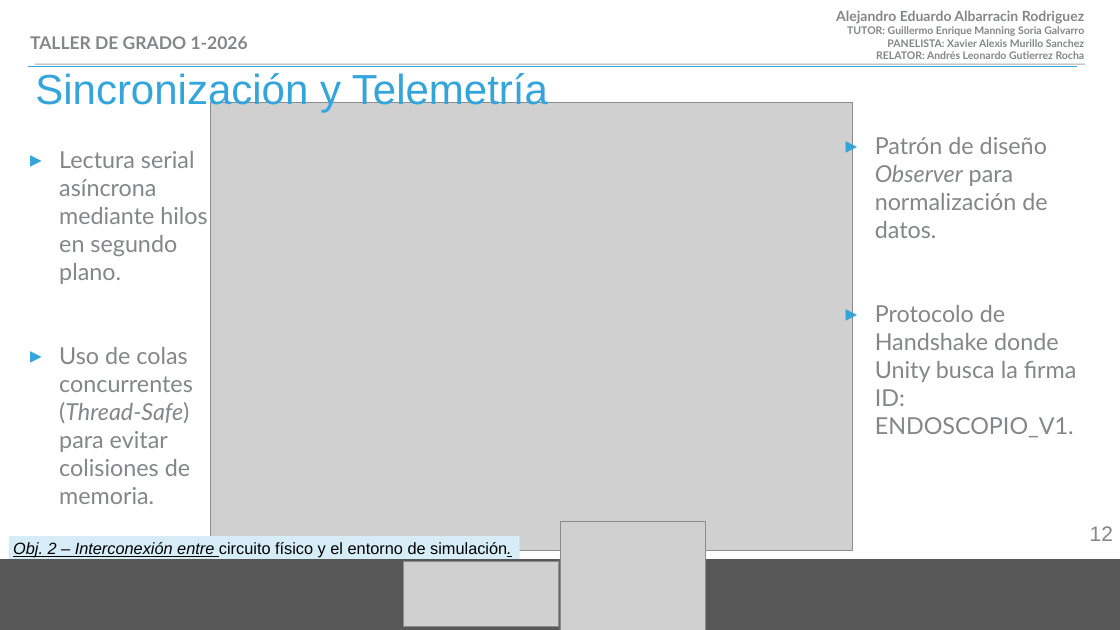
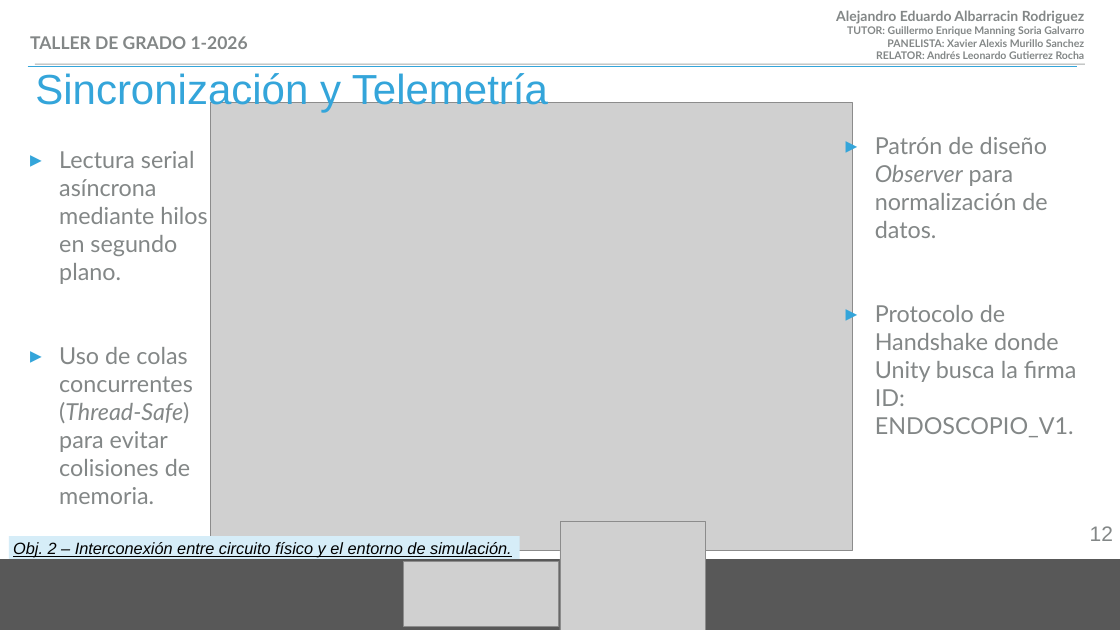
Before and after one commit to albale15/simulador_de_Extraccion_de_polipos_intestinales, a slide deck: slide 12 of presentacion/presentacion simulador de reseccion de polipos intestinales.pptx. Drawn at 1120x630 pixels with LibreOffice and Linux fonts; fonts in the diff are those of the drawing; grey boxes stand for pictures. Boxes give left, top, right and bottom in pixels: in the first picture for what was removed or moved away, otherwise in the second. Text is boxed around its words. In the diff, an @@ line names an element or a change of style, - is before the commit and + after.

```diff
--- a/presentacion/presentacion simulador de reseccion de polipos intestinales.pptx
+++ b/presentacion/presentacion simulador de reseccion de polipos intestinales.pptx
@@ rectangle "Obj. 2 – Interconexión entre ..." at <box>9,536,519,560</box>: italic on, underline on in "circuito físico y el entorno de simulación." @@
```
Also in this commit, not shown: 4 other slides changed, 8 other files.
